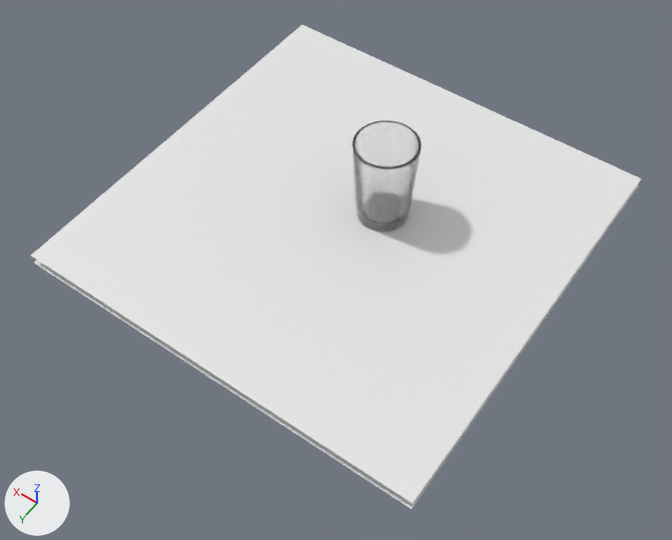
The Blender file File di blender/Andrea/bicchiere2.blend: old version first, new version second.
Both versions are drawn from a 50 mm camera at (-14.1, 23.3, 31.1) aimed at (0.0, 3.5, 0.0). Every picture has the same lights, and +X, +Y and +Z are marked at lower left.
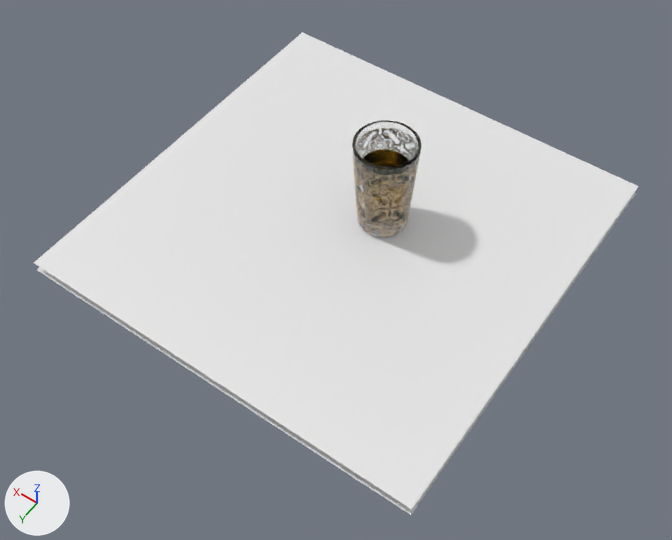
Boxes (x1, y1, x2, y2) around the edits, measured in the pictures (672 x 540 px):
```json
{"object": "Plane", "change": "moved", "before": [30, 25, 641, 504], "after": [34, 32, 639, 509]}
{"object": "Plane.001", "change": "moved", "before": [33, 185, 639, 509], "after": [37, 193, 636, 515]}
{"object": "Té alla menta", "change": "added", "after": [363, 149, 409, 167]}
{"part": 1, "of": "me_circle", "change": "built on", "before": [353, 160, 418, 223], "after": [353, 155, 420, 228]}
{"part": 2, "of": "me_circle", "change": "recoloured", "before": [356, 206, 410, 232], "after": [357, 213, 409, 237]}
{"part": 3, "of": "me_circle", "change": "recoloured", "before": [352, 121, 421, 175], "after": [352, 121, 421, 175], "on screen": "white to grey"}
```

Scene script edits in JSON lines:
```json
{"op": "add", "block": "img_arabic_pattern_png", "code": ["img_arabic_pattern_png = load_image('arabic pattern.png', '../Massimo/Texture/arabic pattern.png', 640, 640, 'sRGB')"]}
{"op": "add", "block": "mat_disegno_vettro", "code": ["mat_disegno_vettro = bpy.data.materials.new('Disegno vettro')", "# uses the picture img_arabic_pattern_png"]}
{"op": "add", "block": "mat_vetro", "code": ["mat_vetro = bpy.data.materials.new('Vetro')", "mat_vetro.use_nodes = True; mat_vetro.node_tree.nodes.clear()", "_N = mat_vetro.node_tree.nodes; _L = mat_vetro.node_tree.links", "n0 = _N.new('ShaderNodeOutputMaterial'); n0.name = 'Material Output'", "n1 = _N.new('ShaderNodeBsdfGlass'); n1.name = 'Glass BSDF'", "n1.distribution = 'BECKMANN'", "n1.inputs[2].default_value = 1.45  # 'IOR'", "_L.new(n1.outputs[0], n0.inputs[0])  # 'BSDF' to 'Surface'"]}
{"op": "add", "block": "mat_te_caldo", "code": ["mat_te_caldo = bpy.data.materials.new('Te caldo')", "mat_te_caldo.use_nodes = True; mat_te_caldo.node_tree.nodes.clear()", "_N = mat_te_caldo.node_tree.nodes; _L = mat_te_caldo.node_tree.links", "n0 = _N.new('ShaderNodeOutputMaterial'); n0.name = 'Material Output'", "n1 = _N.new('ShaderNodeBsdfGlass'); n1.name = 'Glass BSDF'", "n1.distribution = 'BECKMANN'", "n1.inputs[2].default_value = 1.33  # 'IOR'", "n2 = _N.new('ShaderNodeRGB'); n2.name = 'RGB.001'", "n2.outputs[0].default_value = (0.644, 0.489, 0.133, 1.0)  # 'Color', yellow #d2ba66", "_L.new(n1.outputs[0], n0.inputs[0])  # 'BSDF' to 'Surface'", "_L.new(n2.outputs[0], n1.inputs[0])  # 'Color' to 'Color'"]}
{"block": "me_circle", "where": "# used by ob_bicchiere; location = (0.0, 13.56, -0.05); scale = (1.12, 1.12, 1.12)"}
{"op": "remove", "block": "me_circle", "code": "me_circle.from_pydata(...)  # 281 vertices, 281 faces; spans x -1.25..1.29, y -13.38..-10.84, z 0.05..4.19"}
{"op": "add", "block": "me_circle", "code": "me_circle.from_pydata(...)  # 301 vertices, 301 faces; spans x -1.25..1.29, y -13.38..-10.84, z 0.05..4.19"}
{"block": "me_circle", "change": "me_circle part 1"}
{"block": "me_circle", "change": "20 faces are deleted"}
{"block": "me_circle", "change": "20 vertices are added at x -1.12..1.18, y -13.27..-10.96, z 2.34"}
{"block": "me_circle", "change": "40 new faces join them, mat_disegno_vettro"}
{"block": "me_circle", "change": "me_circle part 2: 20 faces spanning x -1.0..1.06, y -13.15..-11.07, z 0.05..0.5 switch from mat_material_001 to mat_disegno_vettro"}
{"block": "me_circle", "change": "me_circle part 3: 241 faces spanning x -1.25..1.29, y -13.38..-10.84, z 0.05..4.19 switch from mat_material_001 to mat_vetro"}
{"op": "add", "block": "me_cylinder", "code": ["me_cylinder = bpy.data.meshes.new('Cylinder')", "me_cylinder.from_pydata(...)  # 9521 vertices, 9441 faces; spans x -1.11..1.17, y -1.15..1.12, z -1.14..1.44", "me_cylinder.materials.append(mat_te_caldo)"]}
{"op": "set", "path": "ob_plane_001.location", "old": "(1.21, 1.1, 0.01)", "new": "(1.21, 1.1, -0.49)"}
{"op": "set", "path": "ob_plane.location", "old": "(1.21, 1.1, 0.49)", "new": "(1.21, 1.1, -0.01)"}
{"op": "add", "block": "ob_té_alla_menta", "code": ["ob_té_alla_menta = bpy.data.objects.new('Té alla menta', me_cylinder)", "ob_té_alla_menta.location = (-0.01, 0.01, 1.85)", "ob_té_alla_menta.scale = (0.967, 0.967, 0.967)"]}
```
